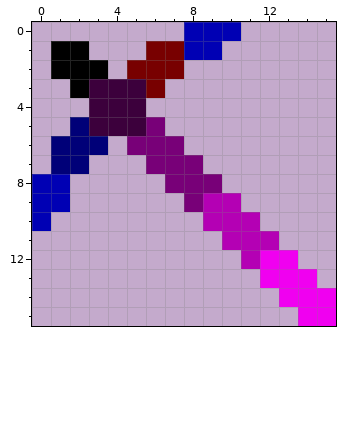
One commit to this pixel-art sprite: assets/cubyz/tools/pickaxe.png. This is how it looked before the edit.
The file is 16x16 pixels.
Now the later version:
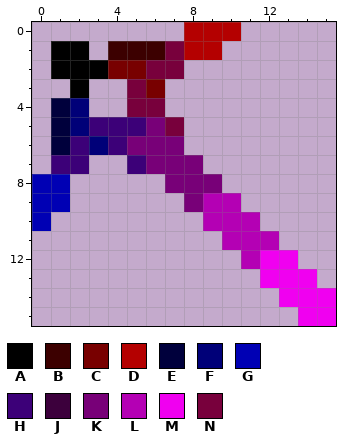
Palette (. is transparent): A #000000  B #3c0000  C #780000  D #b40000  E #00003c  F #000078  G #0000b4  H #3c0078  J #3c003c  K #780078  L #b400b4  M #f000f0  N #78003c
From old to new:
There is now colour B in row 1 at x 4 to 5.
The edit turns colour C into colour B in row 1 at x 6.
There is now colour C in row 2 at x 4.
The edit turns colour G into colour D in row 0 at x 8 to 10; in row 1 at x 8 to 9.
There is now colour E in rows 4 to 5 at x 1.
The edit turns colour F into colour E in row 6 at x 1.
There is now colour F in row 4 at x 2.
There is now colour H in row 6 at x 4; in row 7 at x 5.
The edit turns colour F into colour H in row 6 at x 2; in row 7 at x 1 to 2.
The edit turns colour J into colour H in row 5 at x 3 to 5.
There is now colour N in row 4 at x 6; in row 5 at x 7.
The edit turns colour C into colour N in row 1 at x 7; in row 2 at x 6 to 7.
The edit turns colour J into colour N in rows 3 to 4 at x 5.
The edit erases colour J in rows 3 to 4 at x 3 to 4.
Pixel boxes of the changes (left, top, right, bottom) in both pictures:
changed: (51, 22, 241, 174)
